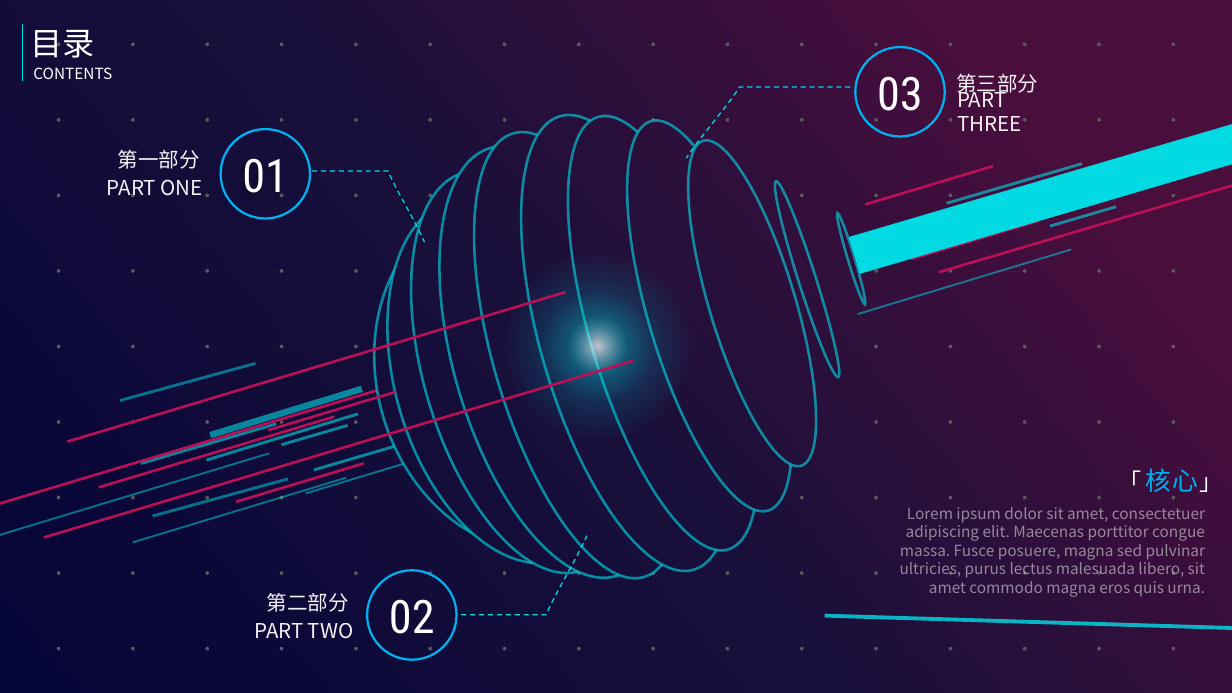
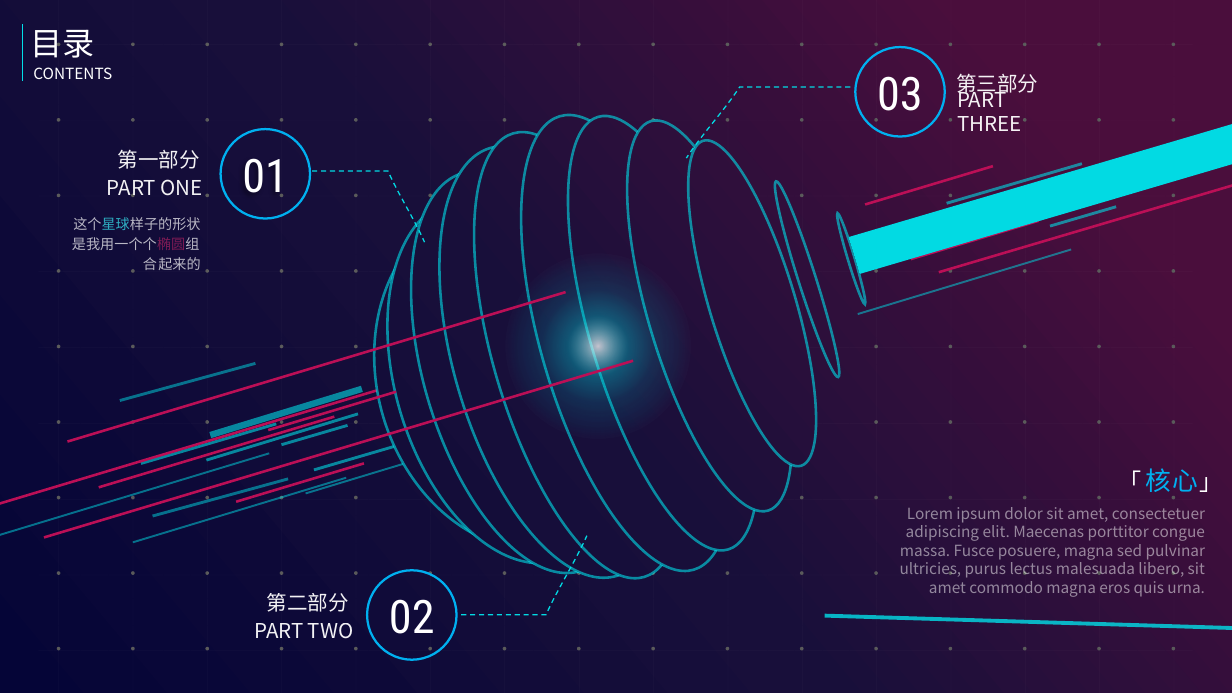
Before and after one commit to NewOrForever/AI_for_design_Study, a slide deck: slide 1 of 想象力_mock.pptx. Drawn at 1232x693 pixels with LibreOffice and Linux fonts; fonts in the diff are those of the drawing. Boxes give left, top, right and bottom in pixels: in the first picture for what was removed or moved away, otherwise in the second. Text is boxed around its words. In the diff, an @@ line names an element or a change of style, - is before the commit and + after.

```diff
--- a/想象力_mock.pptx
+++ b/想象力_mock.pptx
@@ text added at <box>72,217,201,270</box>, 11 pt, text #FFFFFF at 71% opacity @@
+这个星球样子的形状是我用一个个椭圆组合起来的
```
Also in this commit, not shown: 2 other slides changed.
